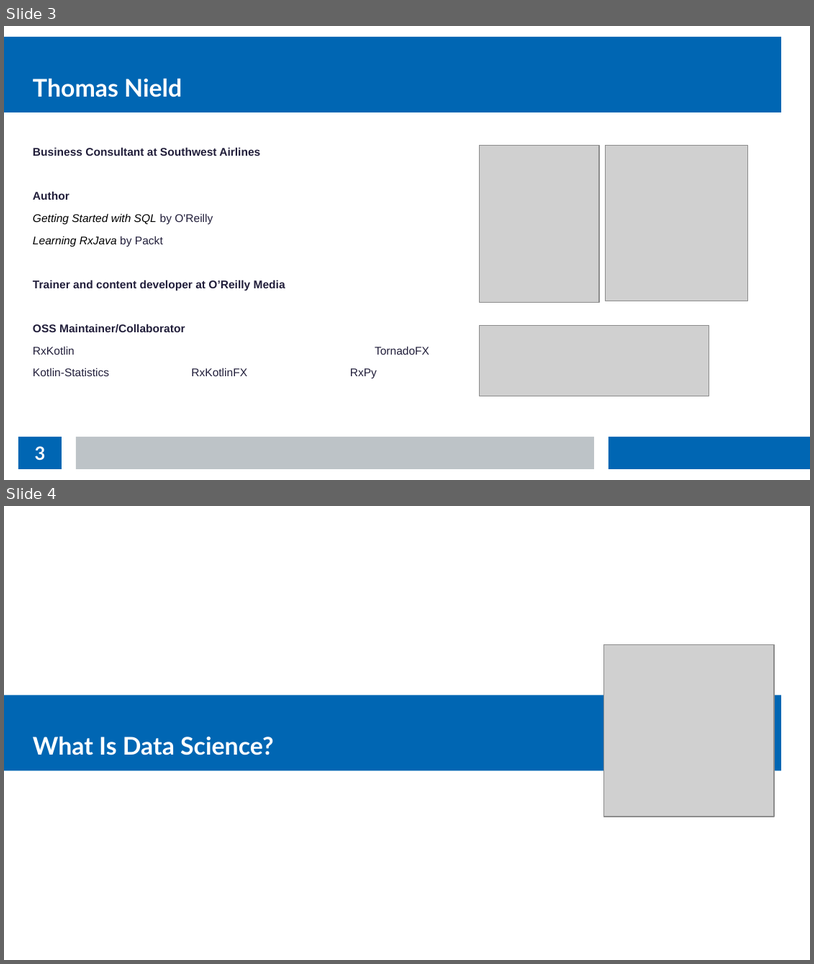
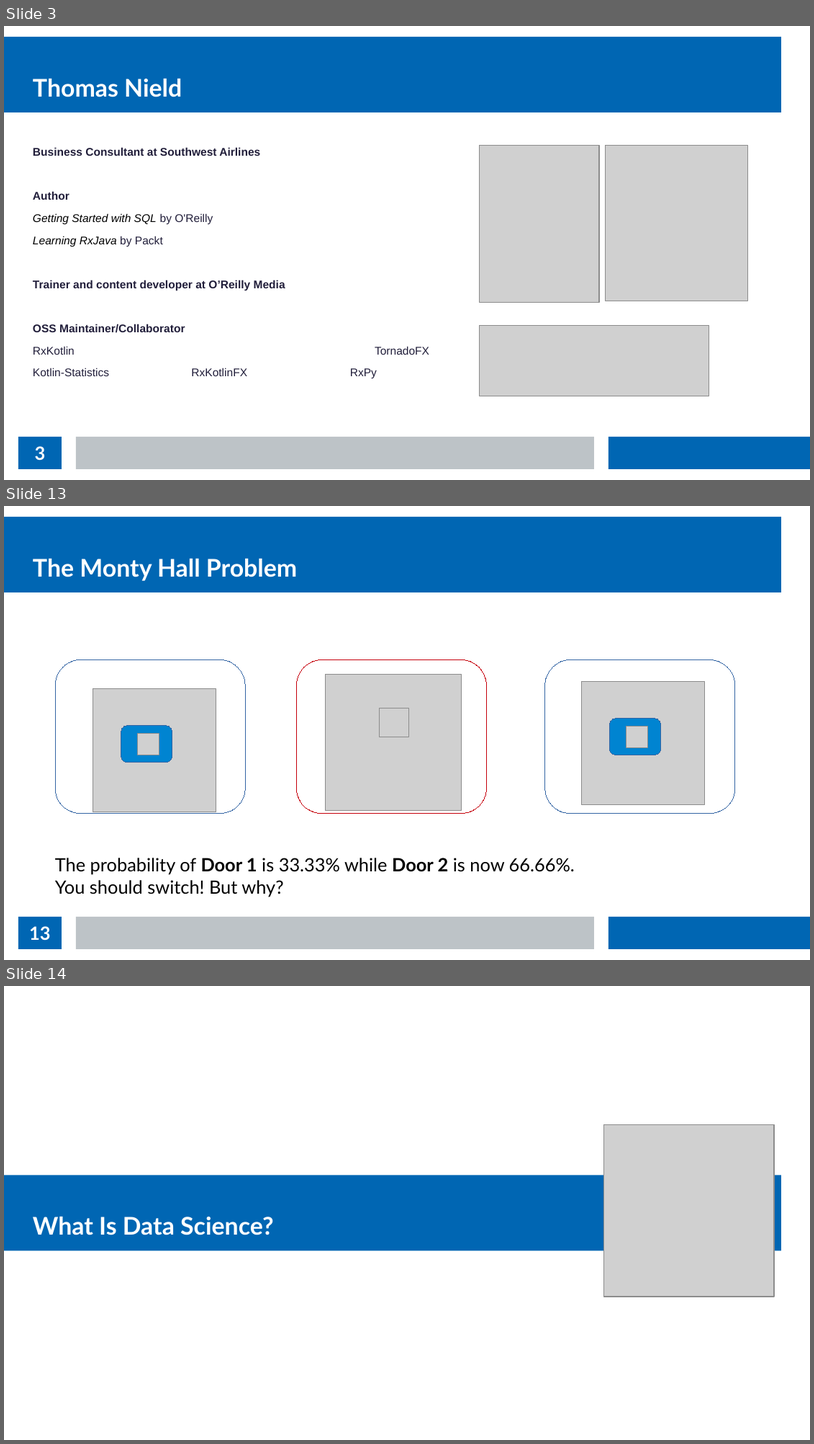
Before and after one commit to thomasnield/kotlin_data_science_talk_ChicagoJUG, a slide deck: kotlin_data_science_talk_chijug_slides.odp. Shown one above the other, each under a label of ours: slides 3 and 4 before the commit, slides 3, 13 and 14 after it; the slides between them are not shown. The pictures are 814x964 and 814x1444 pixels, drawn with LibreOffice and Linux fonts; fonts in the diff are those of the drawing; grey boxes stand for pictures. Boxes give left, top, right and bottom in pixels: in the first picture for what was removed or moved away, otherwise in the second. Text is boxed around its words. In the diff, an @@ line names an element or a change of style, - is before the commit and + after.

Commit message:
add monty hall problem

```diff
--- a/kotlin_data_science_talk_chijug_slides.odp
+++ b/kotlin_data_science_talk_chijug_slides.odp
@@ slide 13 added at (x1=4, y1=506, x2=810, y2=960), background #FFFFFF; not listed: 3 template elements that a slide beside it also shows @@
@@ title added at (x1=33, y1=558, x2=297, y2=581), 24 pt, text #FFFFFF, bold @@
+The Monty Hall Problem
@@ rounded rectangle added at (x1=55, y1=659, x2=245, y2=813), outline #3465A4 0 pt @@
@@ rounded rectangle added at (x1=297, y1=659, x2=487, y2=813), outline #C5000B 0 pt @@
@@ picture added at (x1=326, y1=674, x2=462, y2=811) @@
@@ rounded rectangle added at (x1=545, y1=659, x2=736, y2=813), outline #3465A4 0 pt @@
@@ picture added at (x1=93, y1=689, x2=216, y2=812) @@
@@ picture added at (x1=582, y1=682, x2=705, y2=805) @@
@@ picture added at (x1=380, y1=708, x2=409, y2=737) @@
@@ rounded rectangle added at (x1=610, y1=718, x2=661, y2=755), fill #0084D1, outline #3465A4 0 pt @@
@@ rounded rectangle added at (x1=121, y1=726, x2=172, y2=762), fill #0084D1, outline #3465A4 0 pt @@
@@ picture added at (x1=137, y1=734, x2=158, y2=755) @@
@@ picture added at (x1=627, y1=726, x2=648, y2=747) @@
@@ text added at (x1=55, y1=857, x2=575, y2=896), 18 pt, text #000000 @@
+The probability of Door 1 is 33.33% while Door 2 is now 66.66%.
+You should switch! But why?
@@ page number added at (x1=18, y1=916, x2=62, y2=949), fill #0066B3, 18 pt, text #FFFFFF, bold @@
+13
@@ what was slide 4 is now slide 14 @@
```
Also in this commit, not shown: 2 slides changed, 9 other slides added, 1 slide removed.
